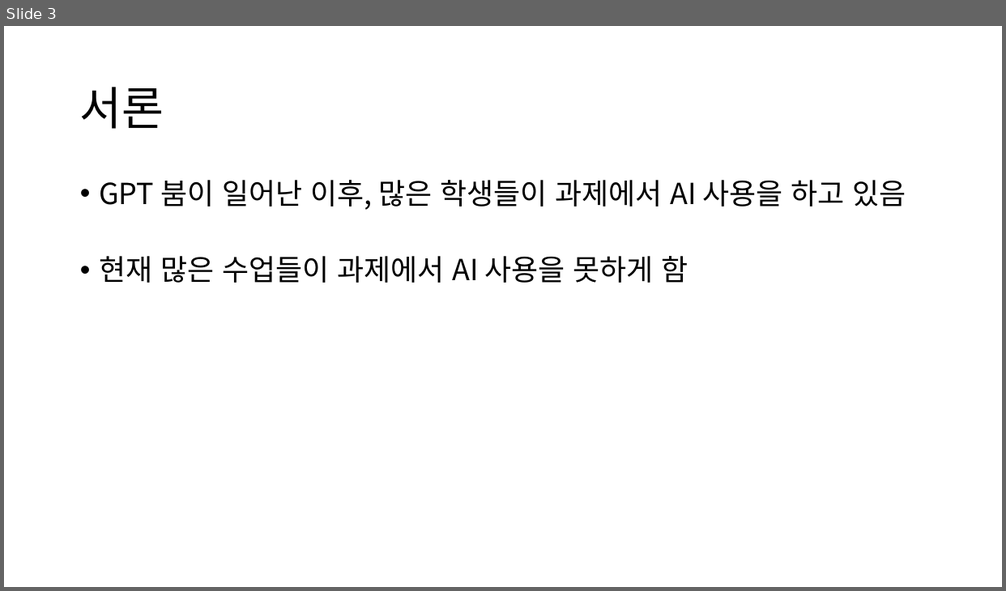
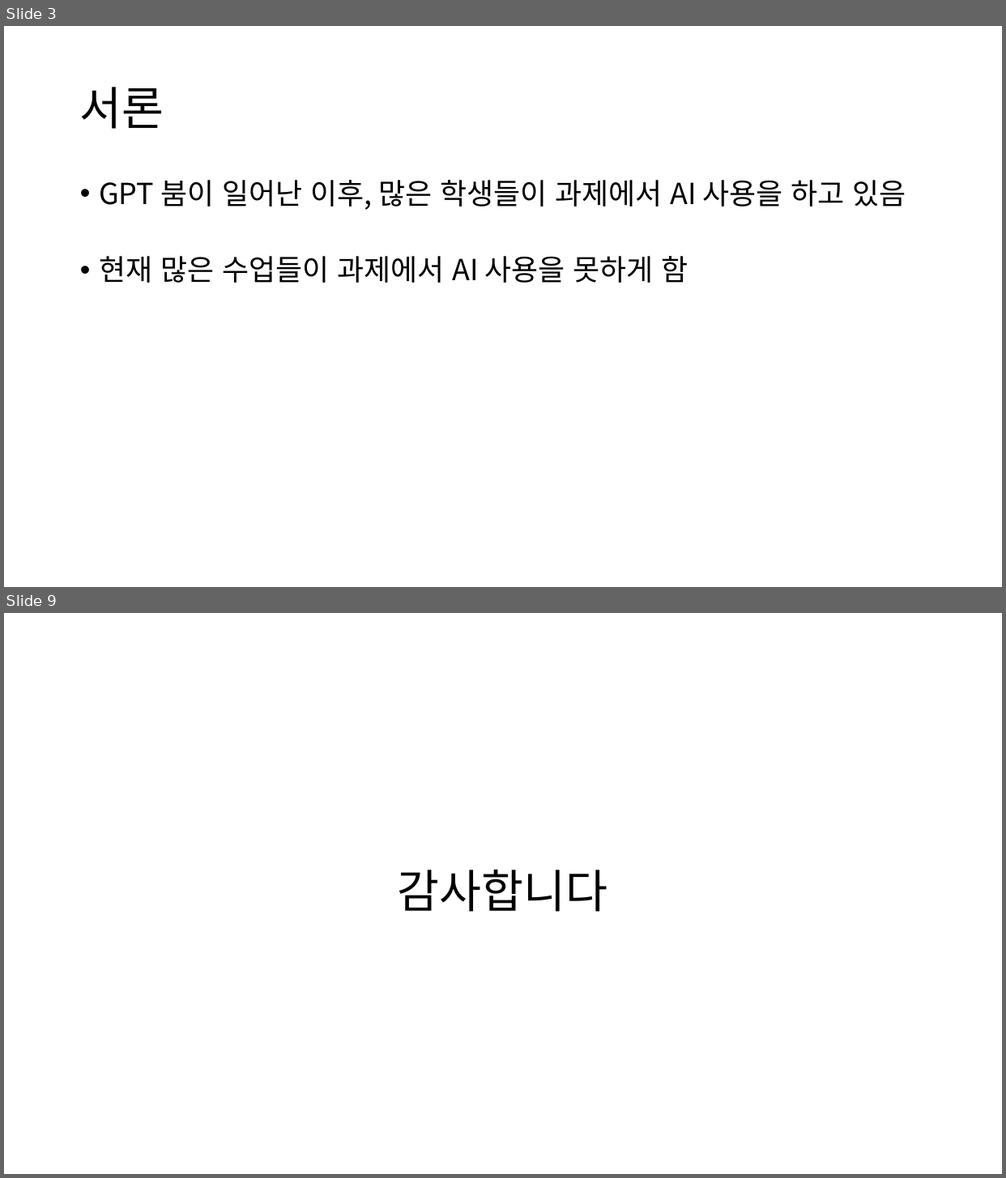
Before and after one commit to wodjs2640/2025_2_assignment, a slide deck: 대글/과제에서 AI 사용을 허용해도 되는 이유.pptx. Shown one above the other, each under a label of ours: slide 3 before the commit, slides 3 and 9 after it; the slides between them are not shown. The pictures are 1006x591 and 1006x1178 pixels, drawn with LibreOffice and Linux fonts; fonts in the diff are those of the drawing. Boxes give left, top, right and bottom in pixels: in the first picture for what was removed or moved away, otherwise in the second. Text is boxed around its words. In the diff, an @@ line names an element or a change of style, - is before the commit and + after.

```diff
--- a/대글/과제에서 AI 사용을 허용해도 되는 이유.pptx
+++ b/대글/과제에서 AI 사용을 허용해도 되는 이유.pptx
@@ slide 9 added at (4,613,1002,1174), background #FFFFFF @@
@@ title added at (398,870,608,912), 44 pt, text #000000 @@
+감사합니다
```
Also in this commit, not shown: 2 slides changed, 4 other slides added.
